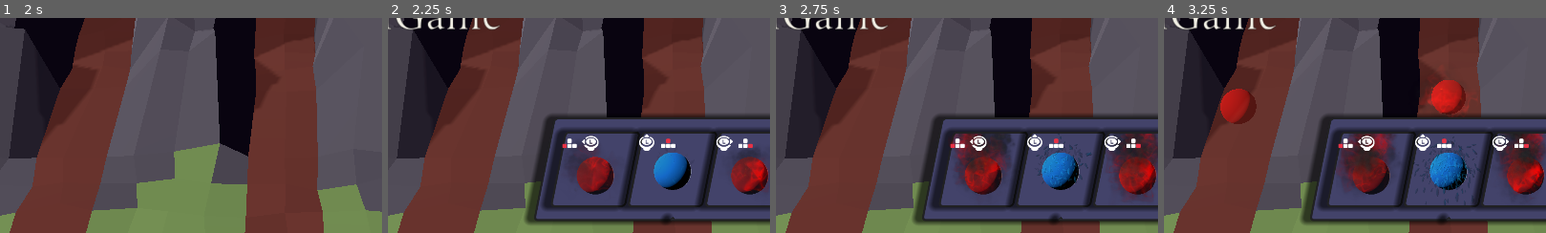
Above: before the commit, frames 1-4 (left to right).
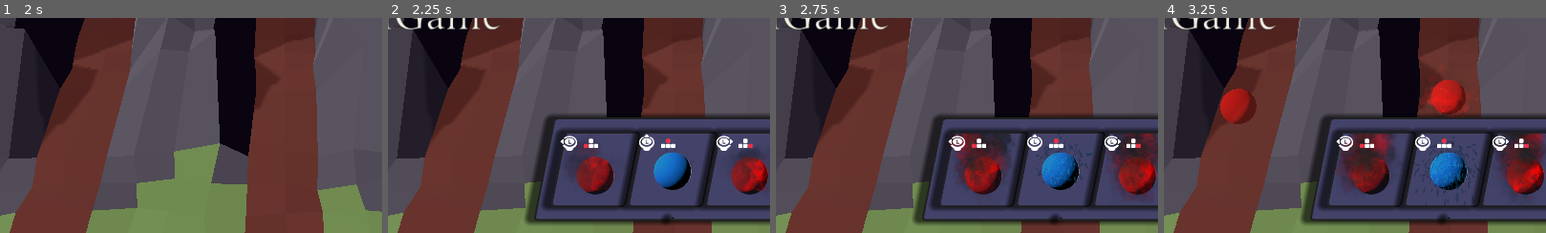
Above: after the commit, the same moments.

Repository: emmdie/3m5Jam2024_1
Game: Godot game, scene res://Scenes/game.tscn
Same seed, same stepped clock (60 frames per second), same inputs: the game is played once before the commit and once after it.
Inputs (mouse positions are % of the whole screen's width and height, from its top left):
- Up to frame 1 (2 s): move the mouse to (72, 45) at 0.52 s; hold D (minigame_Right) 0.53-1.28 s; hold J (select_0) 0.53-1.28 s; move the mouse to (30, 55) at 1.27 s; hold S (minigame_Down) from 1.28 s (still down); tap K (select_1) at 1.35 s
- Up to frame 2 (2.25 s): move the mouse to (60, 28) at 2.02 s; release S (minigame_Down) at 2.03 s; hold D (minigame_Right) from 2.03 s (still down); hold L (select_2) from 2.03 s (still down)
- Up to frame 3 (2.75 s): keep holding D (minigame_Right); keep holding L (select_2)
- Up to frame 4 (3.25 s): move the mouse to (45, 70) at 2.77 s; release D (minigame_Right) at 2.78 s; release L (select_2) at 2.78 s; hold W (minigame_Up) from 2.78 s (still down); tap Left (summon_lane_0) at 2.85 s
The pictures show only the part of the screen within x 13-63%, y 50-100%; the shares and areas given below are measured in that part.

Frame 1 is identical in both runs. In frame 2, 0.4% of the frame differs, in the area x 45-56%, y 54-62%; in frame 3, 0.4%; in frame 4, 0.4%.

Commit message:
change array order so joystick image is left of keyboard

Diff:
--- a/Scenes/Ui/Ui.tscn
+++ b/Scenes/Ui/Ui.tscn
@@ -23,7 +23,7 @@
 grow_vertical = 2
 theme = ExtResource("1_s4h8k")
 script = ExtResource("2_oqoan")
-left_icons = Array[Texture]([ExtResource("3_8mwmi"), ExtResource("4_78gno")])
+left_icons = Array[Texture]([ExtResource("4_78gno"), ExtResource("3_8mwmi")])
 up_icons = Array[Texture]([ExtResource("5_ymse3"), ExtResource("6_k4yav")])
 right_icons = Array[Texture]([ExtResource("7_w5i74"), ExtResource("8_uv12n")])
 
